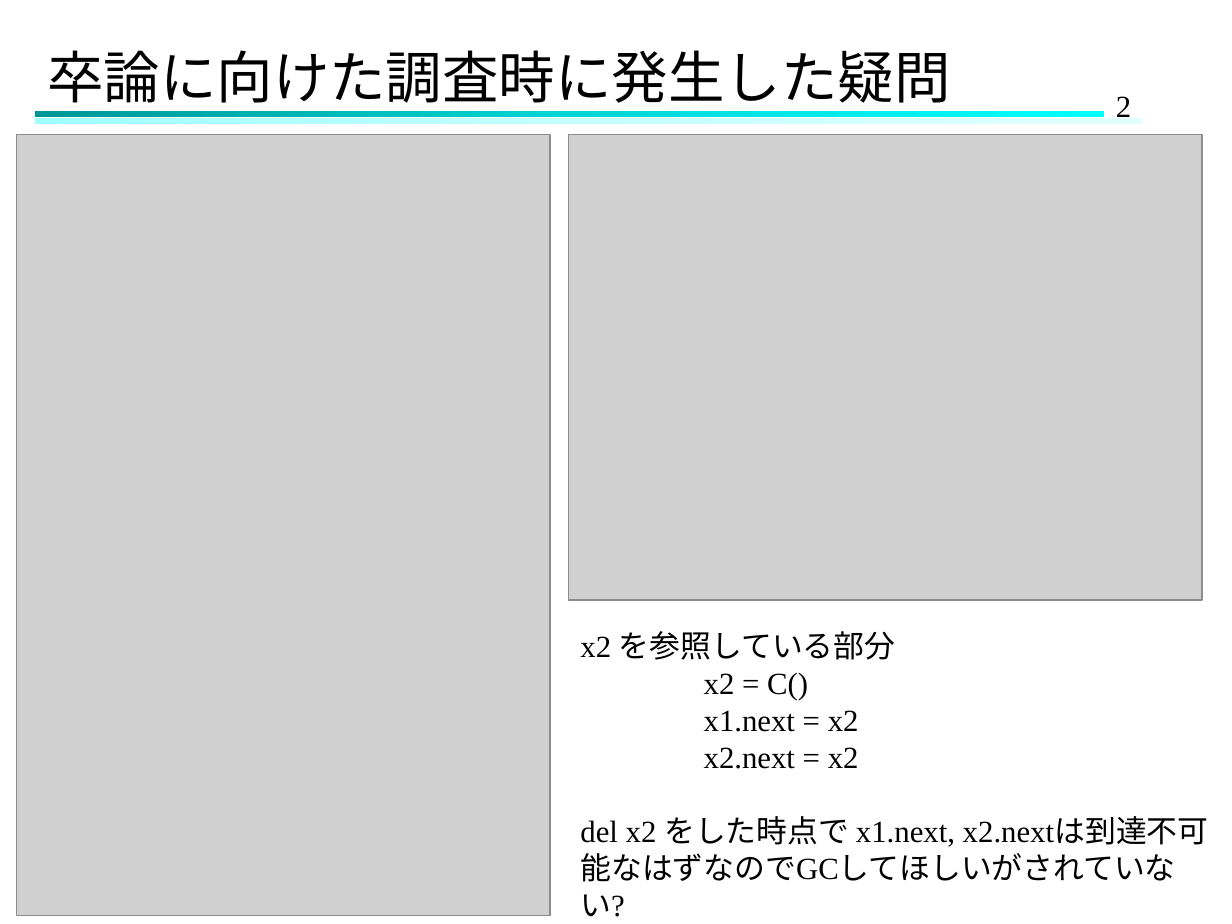
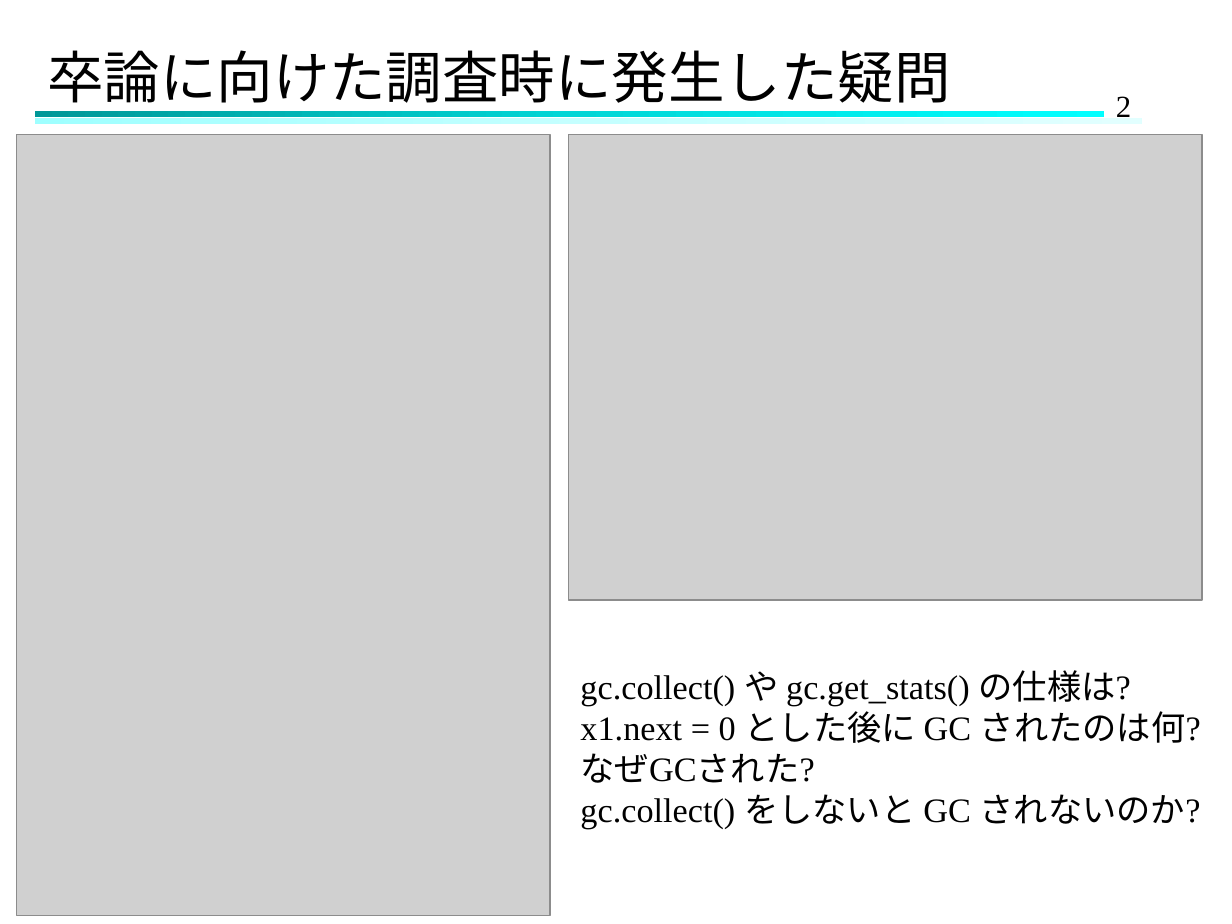
Before and after one commit to Hinata-Mikami/HinataMikami, a slide deck: slide 2 of 研究室関連/ゼミ/2024.11.27ゼミ.pptx. Drawn at 1232x924 pixels with LibreOffice and Linux fonts; fonts in the diff are those of the drawing; grey boxes stand for pictures. Boxes give left, top, right and bottom in pixels: in the first picture for what was removed or moved away, otherwise in the second. Text is boxed around its words. In the diff, an @@ line names an element or a change of style, - is before the commit and + after.

```diff
--- a/研究室関連/ゼミ/2024.11.27ゼミ.pptx
+++ b/研究室関連/ゼミ/2024.11.27ゼミ.pptx
@@ text at <box>580,670,1201,829</box>: text changed; size 18 to 20 pt @@
-x2 を参照している部分
-x2 = C()
-x1.next = x2
-x2.next = x2
-del x2 をした時点で x1.next, x2.nextは到達不可能なはずなのでGCしてほしいがされていない?
+gc.collect() や gc.get_stats() の仕様は?
+x1.next = 0 とした後に GC されたのは何?
+なぜGCされた?
+gc.collect() をしないと GC されないのか?
```
Also in this commit, not shown: 20 other slides changed, 7 slides added.
